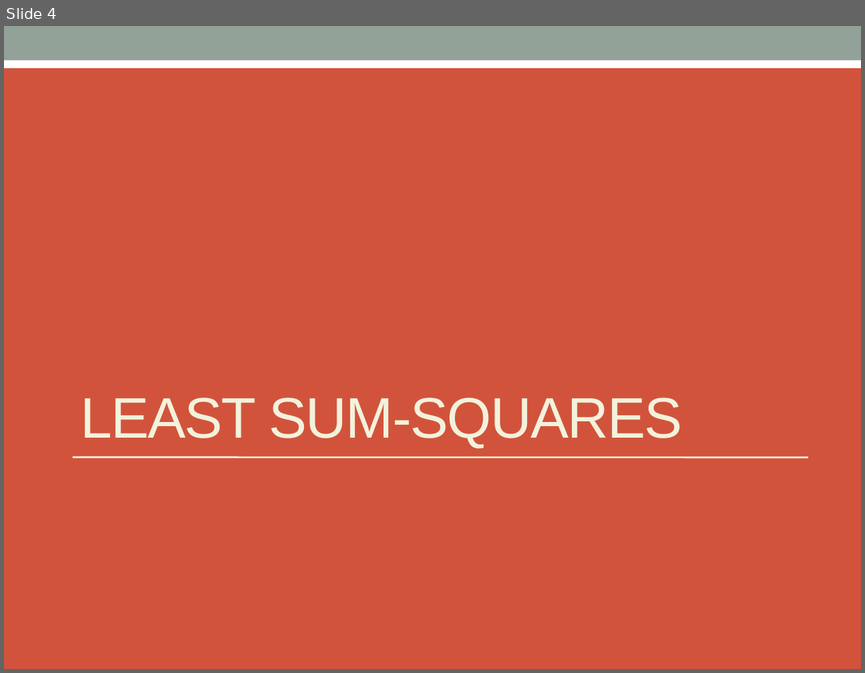
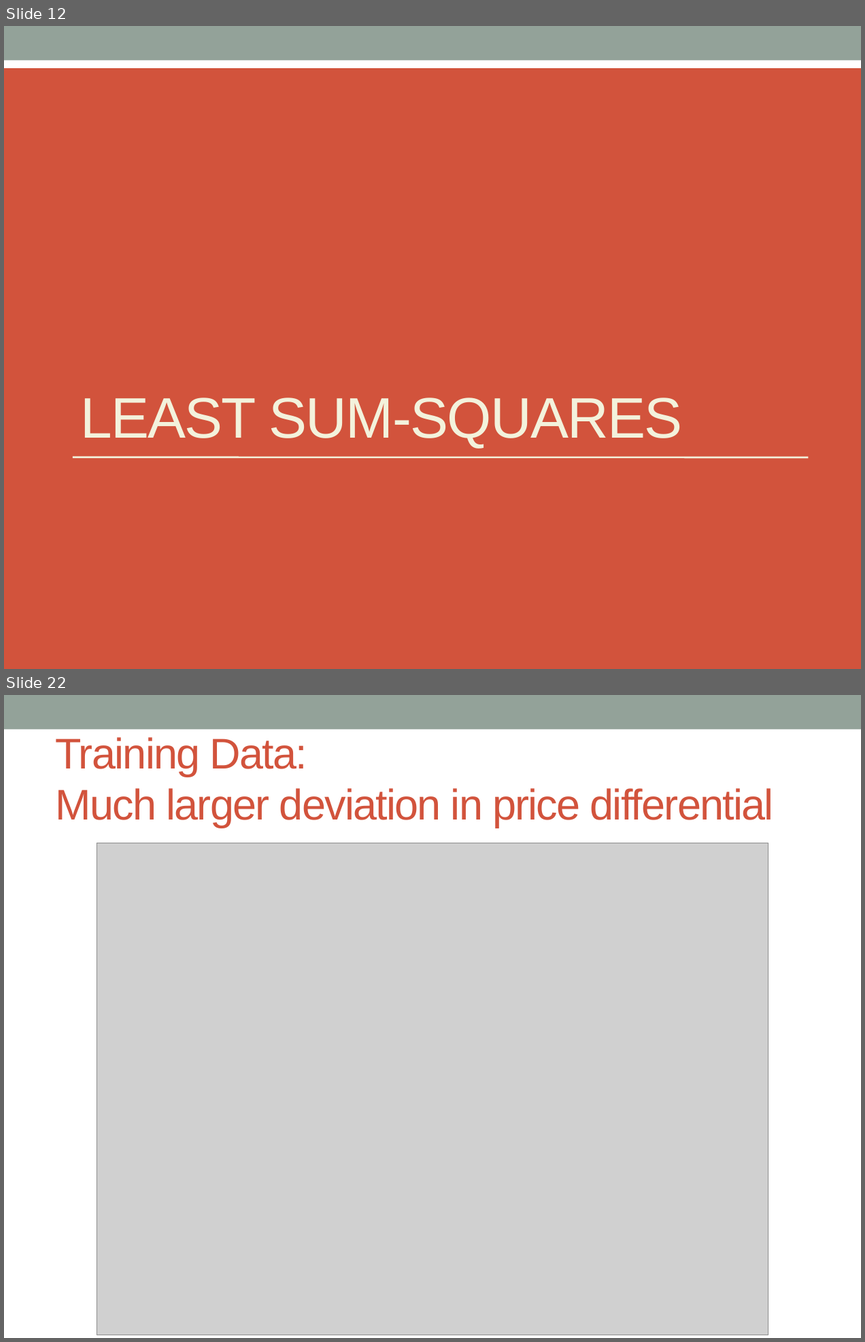
Before and after one commit to jeffreydarling/222project, a slide deck: PairsTradeSlides.pptx. Shown one above the other, each under a label of ours: slide 4 before the commit, slides 12 and 22 after it; the slides between them are not shown. The pictures are 865x673 and 865x1342 pixels, drawn with LibreOffice and Linux fonts; fonts in the diff are those of the drawing; grey boxes stand for pictures. Boxes give left, top, right and bottom in pixels: in the first picture for what was removed or moved away, otherwise in the second. Text is boxed around its words. In the diff, an @@ line names an element or a change of style, - is before the commit and + after.

```diff
--- a/PairsTradeSlides.pptx
+++ b/PairsTradeSlides.pptx
@@ slide 22 added at [4, 695, 861, 1338], background #FFFFFF; not listed: 1 template element that a slide beside it also shows @@
@@ title added at [56, 737, 774, 828], 36 pt, text #D2533C @@
+Training Data:
+Much larger deviation in price differential
@@ picture added at [96, 843, 768, 1335] @@
@@ what was slide 4 is now slide 12 @@
```
Also in this commit, not shown: 18 other slides added, 1 slide removed, 3 other files.
